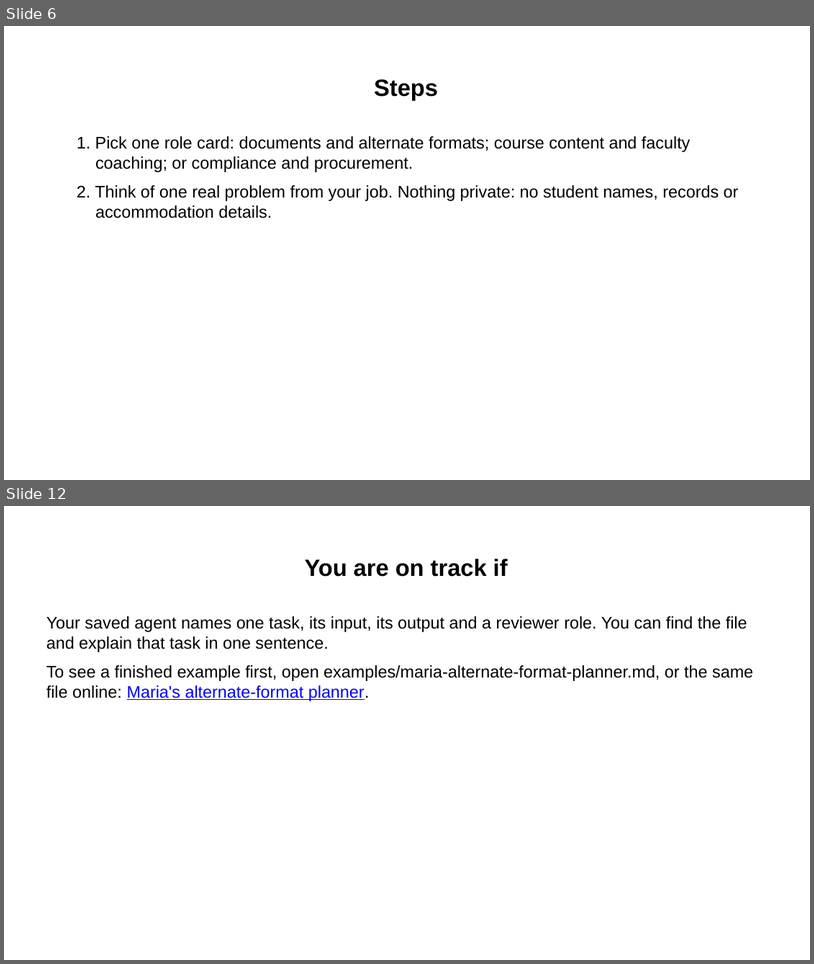
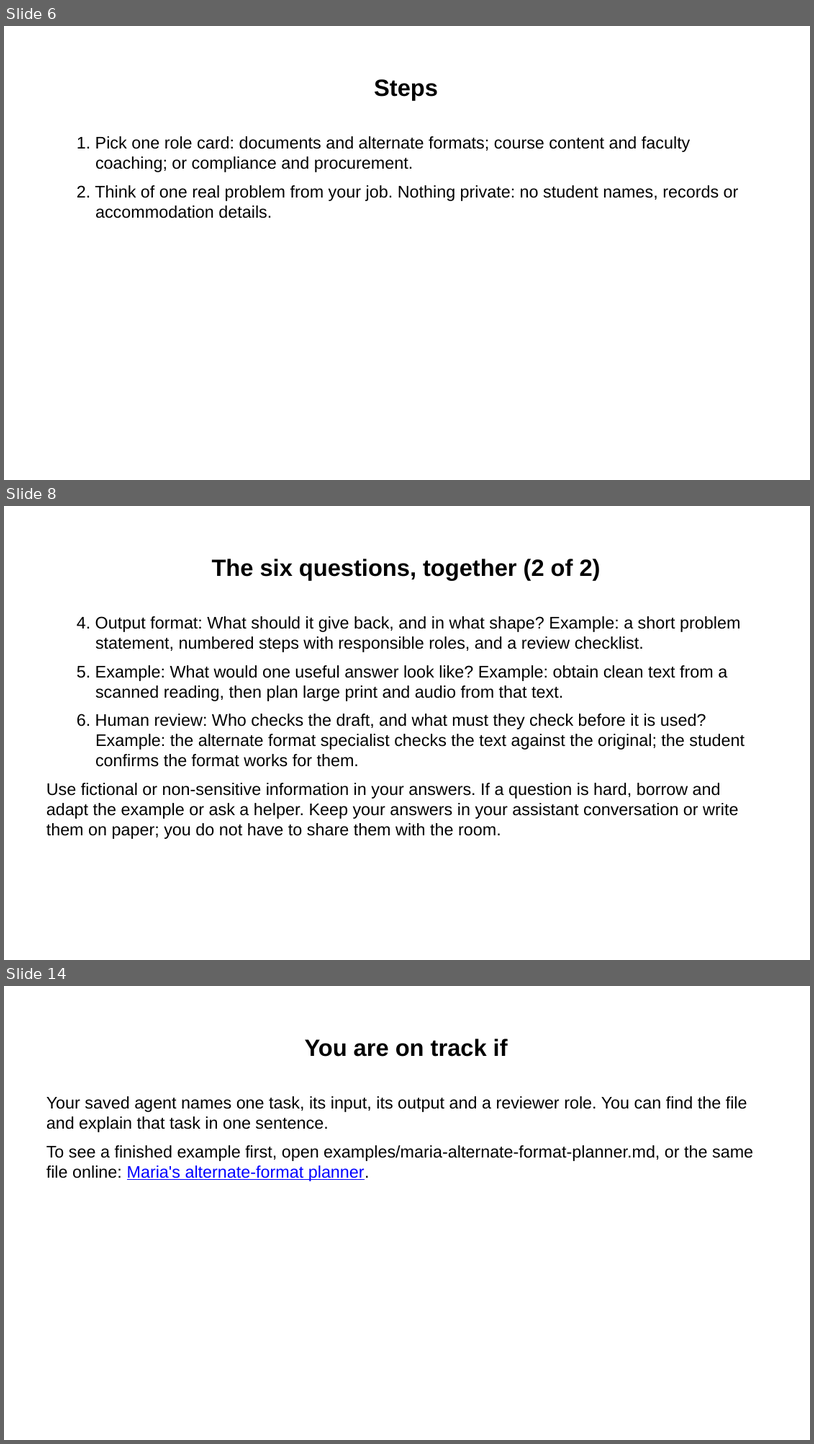
Before and after one commit to Community-Access/glow, a slide deck: docs/ahg-2026/kit/step-cards/2-design-your-agent.pptx. Shown one above the other, each under a label of ours: slides 6 and 12 before the commit, slides 6, 8 and 14 after it; the slides between them are not shown. The pictures are 814x964 and 814x1444 pixels, drawn with LibreOffice and Linux fonts; fonts in the diff are those of the drawing. Boxes give left, top, right and bottom in pixels: in the first picture for what was removed or moved away, otherwise in the second. Text is boxed around its words. In the diff, an @@ line names an element or a change of style, - is before the commit and + after.

Commit message:
Guide presenters and participants through the AHG workshop (#189)
* Add guided AHG workshop presenter and companion

* Include guided companion in workshop library

```diff
--- a/docs/ahg-2026/kit/step-cards/2-design-your-agent.pptx
+++ b/docs/ahg-2026/kit/step-cards/2-design-your-agent.pptx
@@ slide 8 added at <box>4,506,810,960</box>, background #FFFFFF @@
@@ title added at <box>212,559,601,579</box>, 28 pt, text #000000, bold @@
+The six questions, together (2 of 2)
@@ text added at <box>46,616,745,839</box>, 20 pt, text #000000 @@
+  4. Output format: What should it give back, and in what shape? Example: a short problem statement, numbered steps with responsible roles, and a review checklist.
+  5. Example: What would one useful answer look like? Example: obtain clean text from a scanned reading, then plan large print and audio from that text.
+  6. Human review: Who checks the draft, and what must they check before it is used? Example: the alternate format specialist checks the text against the original; the student confirms the format works for them.
+Use fictional or non-sensitive information in your answers. If a question is hard, borrow and adapt the example or ask a helper. Keep your answers in your assistant conversation or write them on paper; you do not have to share them with the room.
@@ what was slide 12 is now slide 14 @@
```
Also in this commit, not shown: 5 slides changed, 1 other slide added, 21 other files.
